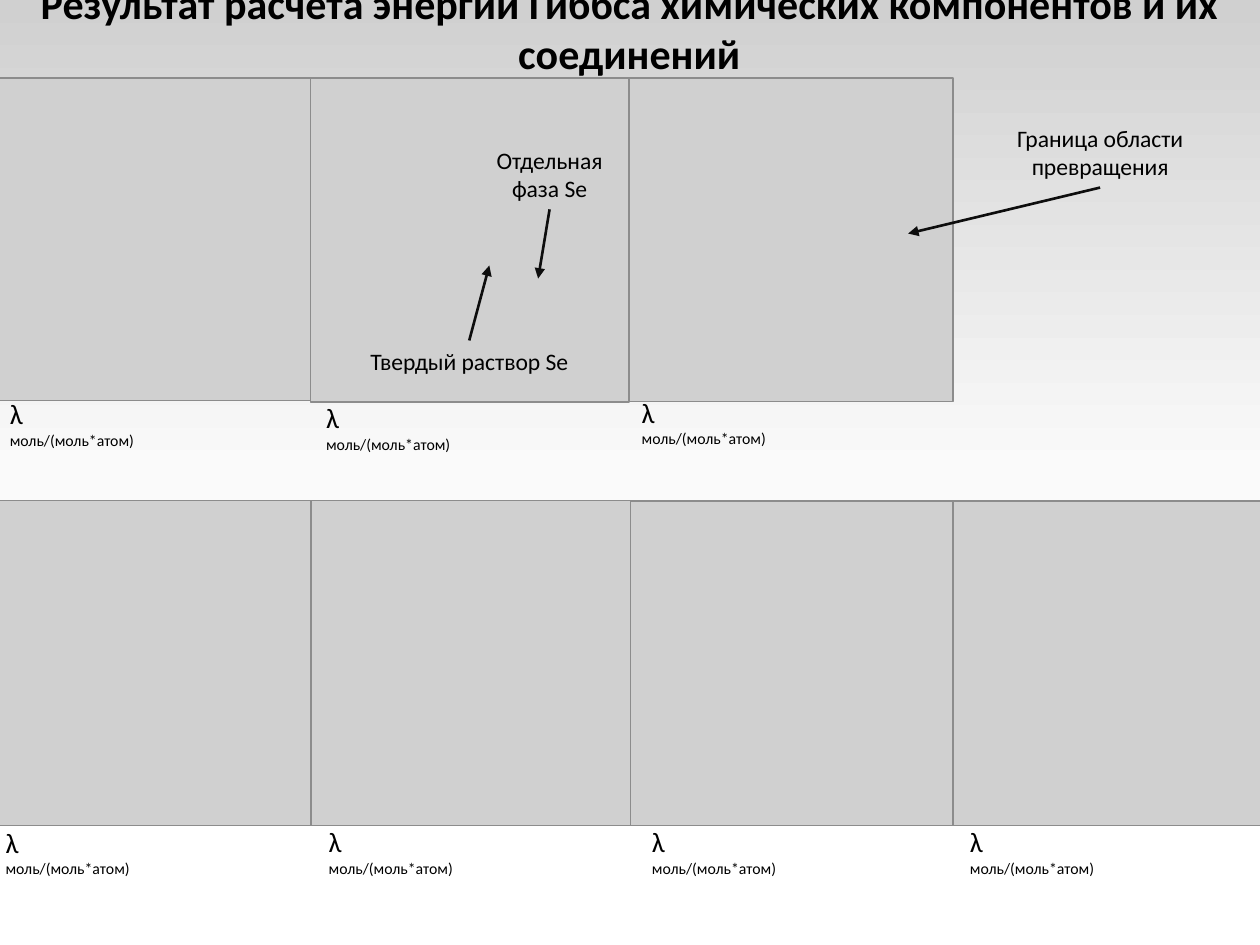
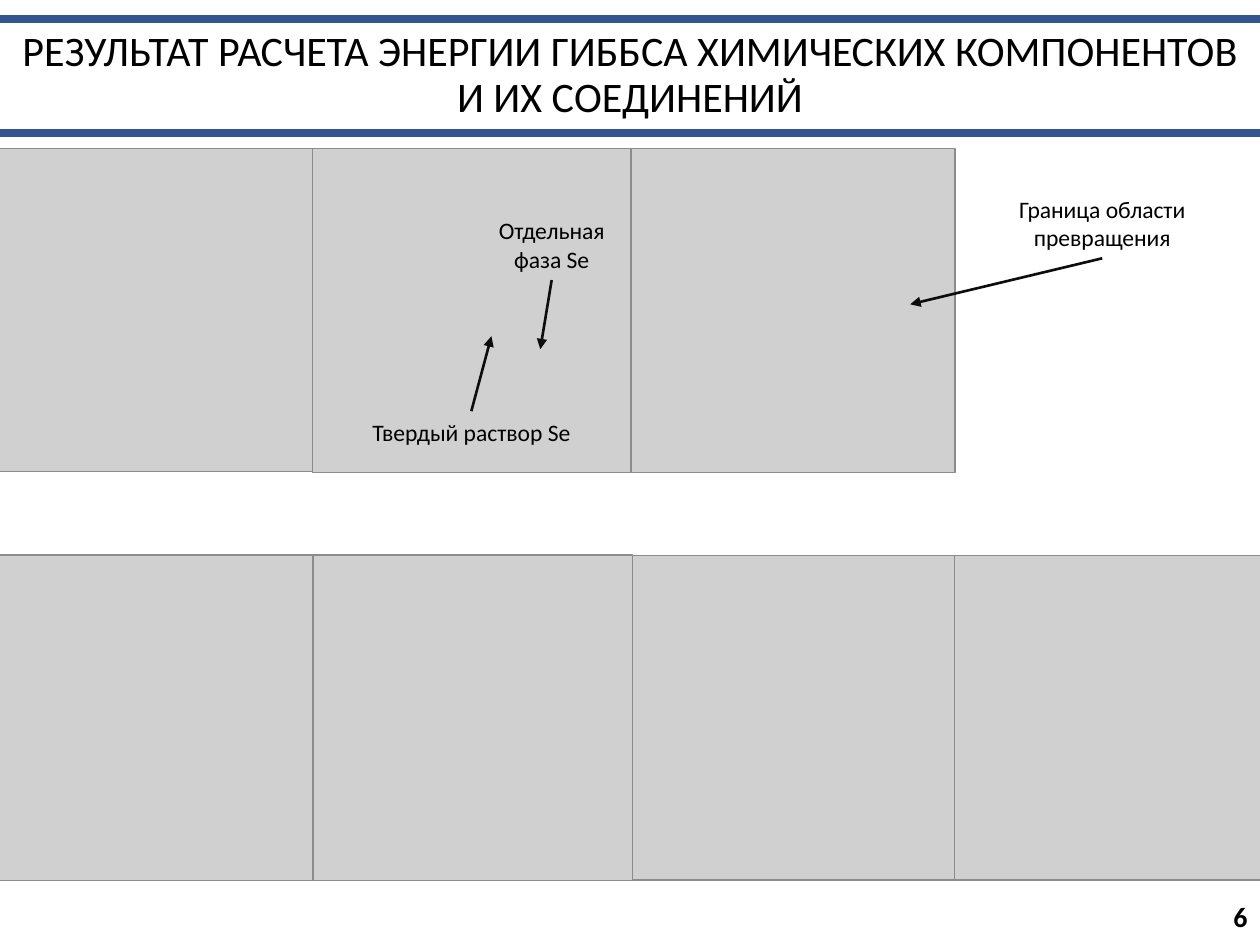
Before and after one commit to EnglishBeach/glass, a slide deck: slide 6 of Презентация.pptx (slide 5 before the commit). Drawn at 1260x945 pixels with LibreOffice and Linux fonts; fonts in the diff are those of the drawing; grey boxes stand for pictures. Boxes give left, top, right and bottom in pixels: in the first picture for what was removed or moved away, otherwise in the second. Text is boxed around its words. In the diff, an @@ line names an element or a change of style, - is before the commit and + after.

```diff
--- a/Презентация.pptx
+++ b/Презентация.pptx
@@ background gradient #FFFFFF to #FBFBFB to #D1D1D1 to #FFFFFF @@
@@ title "РЕЗУЛЬТАТ РАСЧЕТА ЭНЕРГИИ ГИББСА ХИМИЧЕСКИХ ..." at (22,38,1237,119): vertical alignment top to middle @@
@@ rectangle added at (0,19,1260,132), outline #325491 4.5 pt @@
@@ title at (22,38,1237,119): text changed; bold off @@
-Результат расчета энергии Гиббса химических компонентов и их соединений
+РЕЗУЛЬТАТ РАСЧЕТА ЭНЕРГИИ ГИББСА ХИМИЧЕСКИХ КОМПОНЕНТОВ И ИХ СОЕДИНЕНИЙ
@@ 2 pictures, 2 texts, 2 arrows: place and size @@
-2 pictures, 2 texts, 2 arrows at (310,78,1184,402)
+2 pictures, 2 texts, 2 arrows at (312,149,1186,472)
@@ 1 picture, 1 text, 1 arrow: place and size @@
-1 picture, 1 text, 1 arrow at (0,78,569,401)
+1 picture, 1 text, 1 arrow at (0,149,571,471)
@@ text removed at (10,405,134,448) @@
-λ
-моль/(моль*атом)
@@ text removed at (326,409,450,452) @@
-λ
-моль/(моль*атом)
@@ text removed at (642,401,766,446) @@
-λ
-моль/(моль*атом)
@@ 4 pictures: place and size @@
-4 pictures at (0,500,1260,825)
+4 pictures at (0,554,1260,879)
@@ text removed at (6,834,130,876) @@
-λ
-моль/(моль*атом)
@@ text removed at (329,833,453,876) @@
-λ
-моль/(моль*атом)
@@ text removed at (652,833,776,876) @@
-λ
-моль/(моль*атом)
@@ text removed at (970,833,1094,876) @@
-λ
-моль/(моль*атом)
@@ page number added at (1233,908,1247,928), 16 pt, text #000000, bold @@
+6
```
Also in this commit, not shown: 6 other slides changed, 6 slides added, 5 slides removed, 10 other files.
